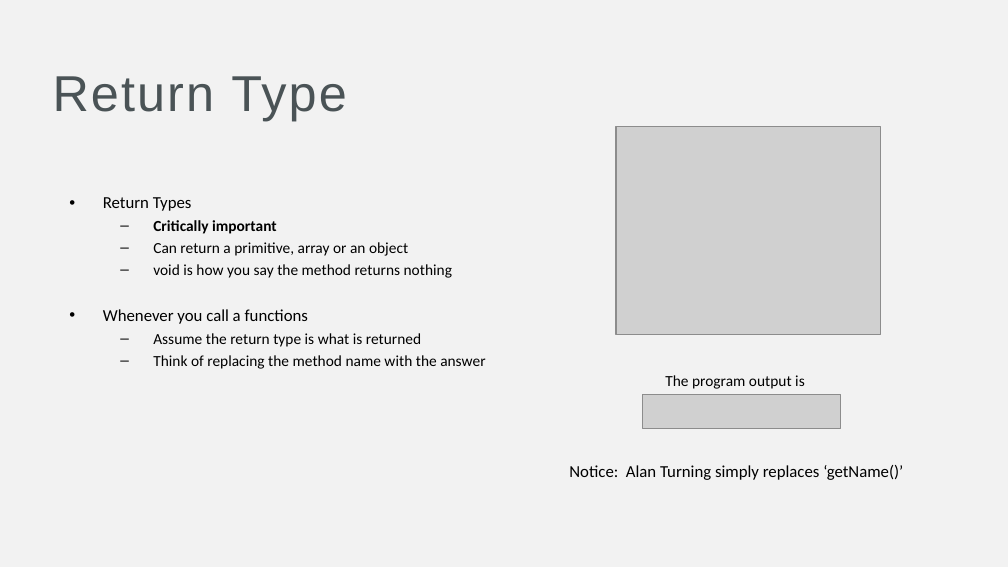
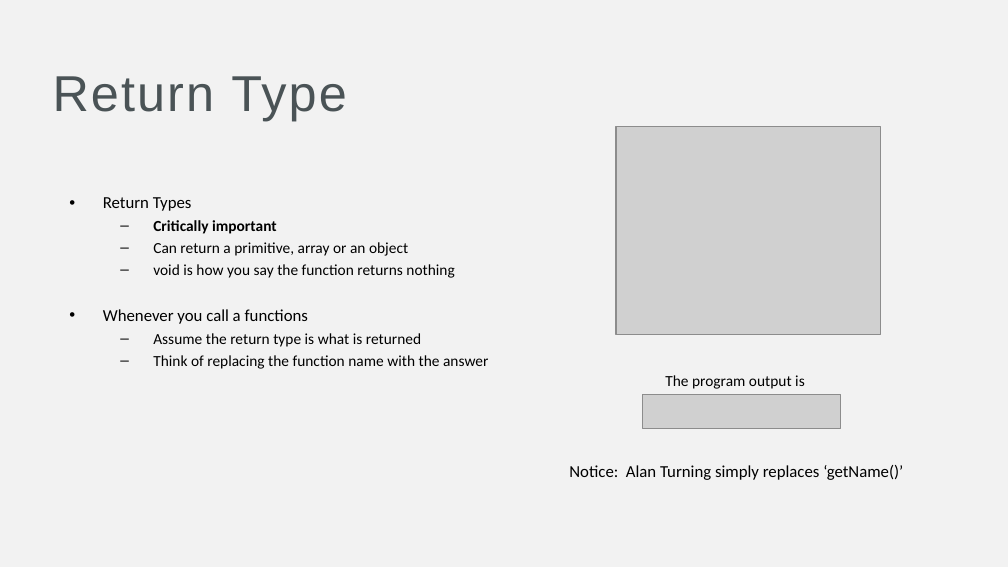
Before and after one commit to CS119-FRCC/Summer-2021, a slide deck: slide 5 of Lectures/Week 2 - Variables and Functions/Functions.pptx. Drawn at 1008x567 pixels with LibreOffice and Linux fonts; fonts in the diff are those of the drawing; grey boxes stand for pictures. Boxes give left, top, right and bottom in pixels: in the first picture for what was removed or moved away, otherwise in the second. Text is boxed around its words. In the diff, an @@ line names an element or a change of style, - is before the commit and + after.

Commit message:
method -> function

```diff
--- a/Lectures/Week 2 - Variables and Functions/Functions.pptx
+++ b/Lectures/Week 2 - Variables and Functions/Functions.pptx
@@ text at box(153, 264, 454, 278): text changed @@
-  – void is how you say the method returns nothing
+  – void is how you say the function returns nothing
@@ text at box(153, 355, 488, 369): text changed @@
-  – Think of replacing the method name with the answer
+  – Think of replacing the function name with the answer
```
Also in this commit, not shown: 3 other slides changed.
